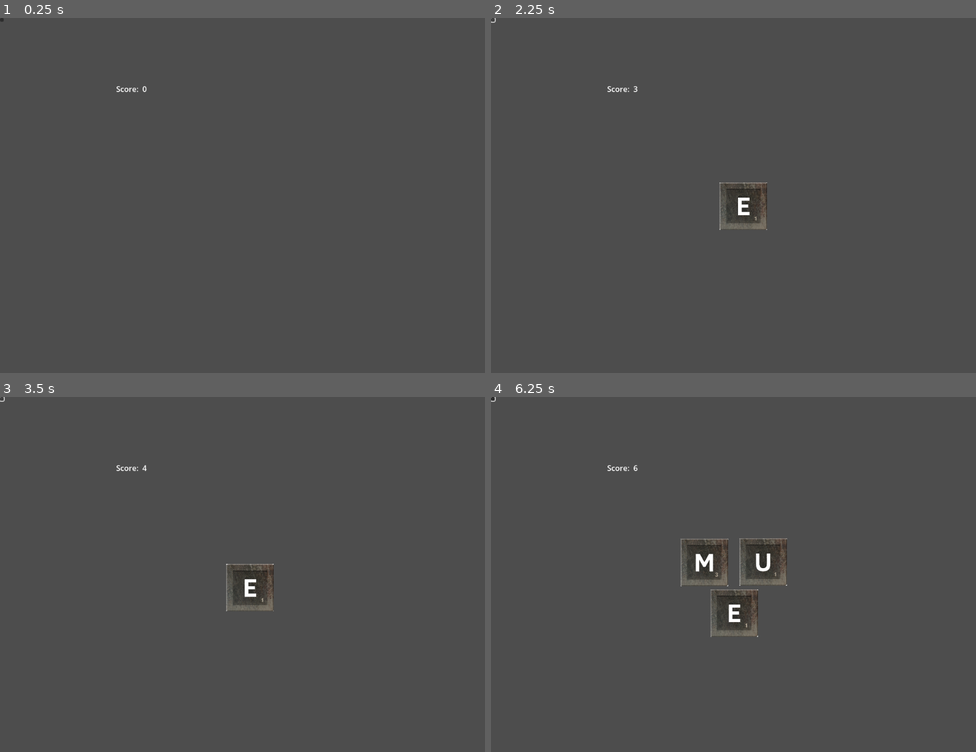
Above: before the commit, frames 1-4 (two rows, left to right).
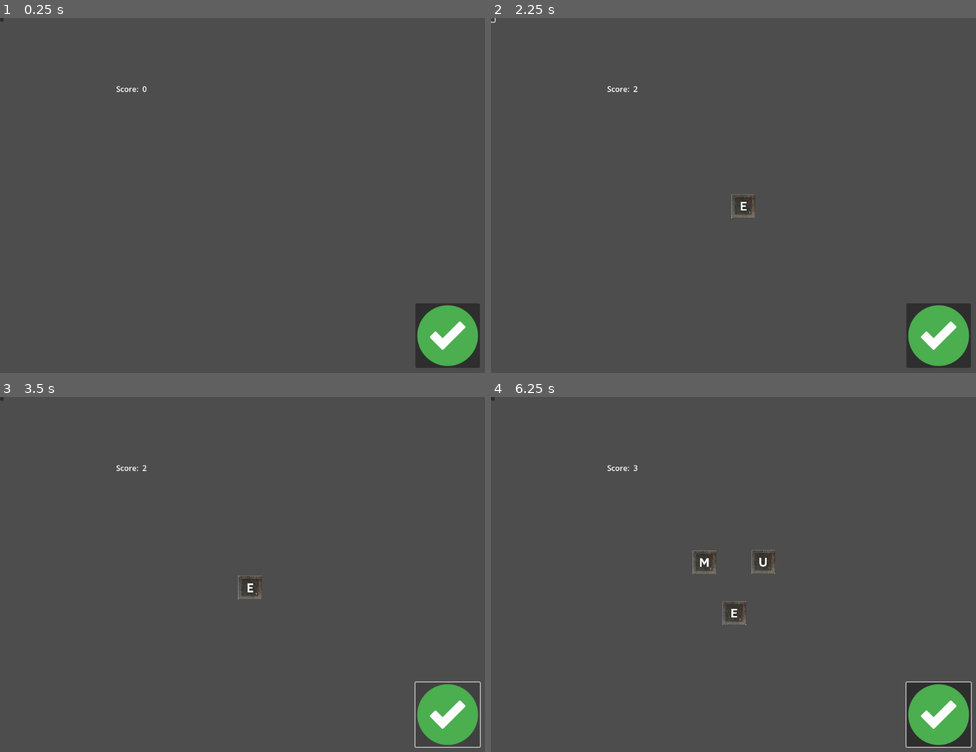
Above: after the commit, the same moments.

Repository: fourbytes/LD55
Game: Godot game, scene res://Main.tscn
Same seed, same stepped clock (60 frames per second), same inputs: the game is played once before the commit and once after it.
Inputs (mouse positions are in pixels of both pictures, inside the frame that each line leads up to; where the layout moved, square brackets give the same spot in the first picture):
- Up to frame 1 (0.25 s): no input
- Up to frame 2 (2.25 s): click (491, 21) at 0.5 s; click (937, 333) [491, 21] at 1.25 s; click (491, 21) at 2 s
- Up to frame 3 (3.5 s): click (446, 712) [0, 400] at 2.75 s
- Up to frame 4 (6.25 s): click (491, 400) at 3.5 s; click (937, 712) [491, 400] at 4.25 s; move the mouse to (709, 652) at 5.02 s; click (709, 652) at 5.1 s; move the mouse to (879, 634) at 5.77 s; click (879, 634) at 5.85 s

The runs differ from the first frame. In frame 1, 2.3% of the frame differs, in the area x 85-99%, y 80-99%; in frame 2, 3.0%; in frame 3, 2.5%; in frame 4, 4.5%, in the area x 0-100%, y 0-99%.

Commit message:
tiles can be cleared

Diff:
--- a/Main.tscn
+++ b/Main.tscn
@@ -6,6 +6,7 @@
 [ext_resource type="PackedScene" uid="uid://cak0pwsoljhgd" path="res://scenes/GameSession/LetterStage/LetterStage.tscn" id="5_cdi50"]
 [ext_resource type="PackedScene" uid="uid://dqru7ir5r7i20" path="res://scenes/GameSession/IncrementScoreButton/IncremenetScoreButton.tscn" id="5_nk176"]
 [ext_resource type="PackedScene" uid="uid://df4faon2dlwjv" path="res://scenes/GameSession/LetterCircle/LetterCircle.tscn" id="5_p0uam"]
+[ext_resource type="PackedScene" uid="uid://bj018de6njd6t" path="res://scenes/GameSession/WordSubmit/WordSubmit.tscn" id="6_2clp1"]
 
 [node name="Main" type="Node2D"]
 
@@ -21,5 +22,11 @@
 
 [node name="LetterStage" parent="GameCanvas" instance=ExtResource("5_cdi50")]
 
+[node name="WordSubmit" parent="GameCanvas" instance=ExtResource("6_2clp1")]
+offset_left = 876.0
+offset_top = 602.0
+offset_right = 1012.0
+offset_bottom = 738.0
+
 [node name="Store" type="Node" parent="."]
 script = ExtResource("2_xpaxr")
--- a/Tile.gd
+++ b/Tile.gd
@@ -1,5 +1,7 @@
 class_name Tile
 extends Node
+
+const square_size = 50.0
 
 var letter: String
 var isSelected: bool = false
@@ -27,8 +29,10 @@
 			letter = letter_char
 			break
 
-func select():
-	isSelected = true
-
-func deselect():
-	isSelected = false
+func get_sprite():
+	var sprite
+	sprite = Sprite2D.new()
+	sprite.texture = load("res://assets/sprites/alpha_tiles/letter_" + letter + ".png")
+	var sprite_scale = Vector2(square_size / sprite.texture.get_width(), square_size / sprite.texture.get_height())
+	sprite.set_scale(sprite_scale)
+	return sprite
--- a/scenes/GameSession/LetterCircle/LetterCircle.gd
+++ b/scenes/GameSession/LetterCircle/LetterCircle.gd
@@ -1,7 +1,6 @@
 extends Node2D
 
 # Move letters and selected letters to store.gd
-const square_size = 100.0
 const spacing = 150.0
 
 const timer_duration = 2  # Duration in seconds
@@ -12,6 +11,7 @@
 
 const LETTER_CHILDREN_OFFSET = 1 # The first child is always the at this stage.
 
+const MAX_LETTER_COUNT = 10 # The highest amt of letters allowed on the screen.
 
 func _ready():
 	get_tree().root.size_changed.connect(_on_viewport_size_changed)
@@ -45,11 +45,7 @@
 		var x = cos(angle) * radius
 		var y = sin(angle) * radius
 
-		var sprite
-		sprite = Sprite2D.new()
-		sprite.texture = load("res://assets/sprites/alpha_tiles/letter_" + Store.tiles[i].letter + ".png")
-		var sprite_scale = Vector2(square_size / sprite.texture.get_width(), square_size / sprite.texture.get_height())
-		sprite.set_scale(sprite_scale)
+		var sprite = Store.tiles[i].get_sprite()
 		sprite.set_position(screen_center + Vector2(x, y))
 
 		if Store.tiles[i].isSelected:
@@ -95,5 +91,8 @@
 				if tile.isSelected:
 					Store.deselect_tile(tile)
 				else:
-					Store.select_tile(tile)
+					if len(Store.get_selected_tiles()) < MAX_LETTER_COUNT:
+						Store.select_tile(tile)
+					else:
+						print("Can't select any more letters")
 				update_letters()
--- a/scenes/GameSession/LetterStage/LetterStage.gd
+++ b/scenes/GameSession/LetterStage/LetterStage.gd
@@ -1,32 +1,20 @@
 extends Node2D
-
-const square_size = 96.0
 
 # Called when the node enters the scene tree for the first time.
 func _ready():
 	Store.tiles_changed.connect(_on_tiles_changed)
 
 func _on_tiles_changed(tiles: Array[Tile]):
-	print(tiles)
 	var screen_height = get_viewport_rect().size.y
+	var selected_tiles = Store.get_selected_tiles()
 
 	for child in get_children():
 		if child is Sprite2D:
 			child.queue_free()
 
-	var selected_tiles = []
-	for tile in tiles:
-		if tile.isSelected:
-			selected_tiles.append(tile)
-
-	print(selected_tiles)
-
 	for tile in selected_tiles:
-		var sprite = Sprite2D.new()
-		sprite.texture = load("res://assets/sprites/alpha_tiles/letter_" + tile.letter + ".png")
-		var sprite_scale = Vector2(square_size / sprite.texture.get_width(), square_size / sprite.texture.get_height())
-		sprite.set_scale(sprite_scale)
-		sprite.set_position(Vector2((selected_tiles.find(tile) + 1) * square_size * 1.2, screen_height - 250))
+		var sprite = tile.get_sprite()
+		sprite.set_position(Vector2((selected_tiles.find(tile) + 1) * tile.square_size * 1.2, screen_height - 250))
 		add_child(sprite)
 
 # Called every frame. 'delta' is the elapsed time since the previous frame.
--- /dev/null
+++ b/scenes/GameSession/WordSubmit/WordSubmit.gd
@@ -0,0 +1,8 @@
+extends Button
+
+# Called when the node enters the scene tree for the first time.
+func _ready():
+	self.pressed.connect(_on_press)
+
+func _on_press():
+	Store.submit_word()
--- /dev/null
+++ b/scenes/GameSession/WordSubmit/WordSubmit.tscn
@@ -0,0 +1,8 @@
+[gd_scene load_steps=3 format=3 uid="uid://bj018de6njd6t"]
+
+[ext_resource type="Texture2D" uid="uid://oem10dnrxrah" path="res://assets/sprites/icons/accept.png" id="1_ys00h"]
+[ext_resource type="Script" path="res://scenes/GameSession/WordSubmit/WordSubmit.gd" id="2_i541o"]
+
+[node name="WordSubmit" type="Button"]
+icon = ExtResource("1_ys00h")
+script = ExtResource("2_i541o")
--- a/scripts/detect_word/detect_word.gd
+++ b/scripts/detect_word/detect_word.gd
@@ -1,9 +1,10 @@
+class_name DetectWord
 extends Node
 
 var words = []
 
 # Called when the node enters the scene tree for the first time.
-func _ready():
+func _init():
 	load_words()
 
 func is_word_recognised(target_word: String):
--- a/store.gd
+++ b/store.gd
@@ -2,10 +2,17 @@
 
 var score = 0
 var tiles: Array[Tile] = []
+var detectWord = DetectWord.new()
 
 signal score_changed(new_score)
 signal tiles_changed(new_tiles)
 
+func get_selected_tiles():
+	var selectedTiles: Array[Tile] = []
+	for tile in tiles:
+		if tile.isSelected:
+			selectedTiles.append(tile)
+	return selectedTiles
 
 func increment_score():
 	score += 1
@@ -15,20 +22,30 @@
 	tiles.append(Tile.new())
 	tiles_changed.emit(tiles)
 
-func delete_tiles(tiles: Array[Tile]):
-	for tile in tiles:
+func delete_tiles(tilesToDelete: Array[Tile]):
+	for tile in tilesToDelete:
 		tiles.erase(tile)
 	tiles_changed.emit(tiles)
 
 func select_tile(tile: Tile):
-	tile.select()
+	tile.isSelected = true
 	tiles_changed.emit(tiles)
 
 func deselect_tile(tile: Tile):
-	tile.deselect()
+	tile.isSelected = false
 	tiles_changed.emit(tiles)
 
 func deselect_all_tiles():
 	for tile in tiles:
 		tile.deselect()
 	tiles_changed.emit(tiles)
+
+func submit_word():
+	var word = ''
+	var selectedTiles = get_selected_tiles()
+	for tile in selectedTiles:
+		word += tile.letter
+	if detectWord.is_word_recognised(word):
+		delete_tiles(selectedTiles)
+	else:
+		print("DIDN'T RECOGNISE %s " % word)
Not shown: 1 places in Main.tscn that only renumber resources
Binary file added: assets/sprites/icons/accept.png
Not shown, added: assets/sprites/icons/accept.png.import
